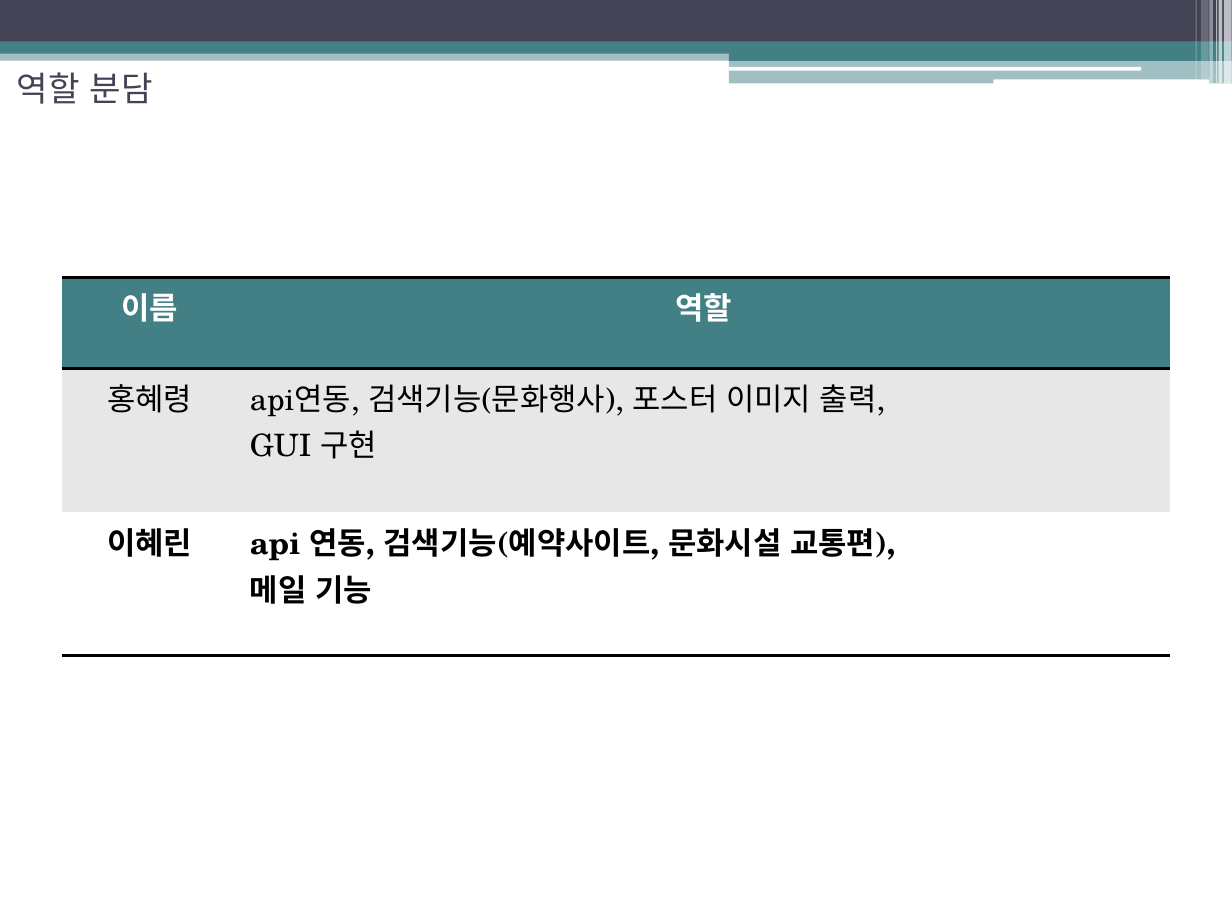
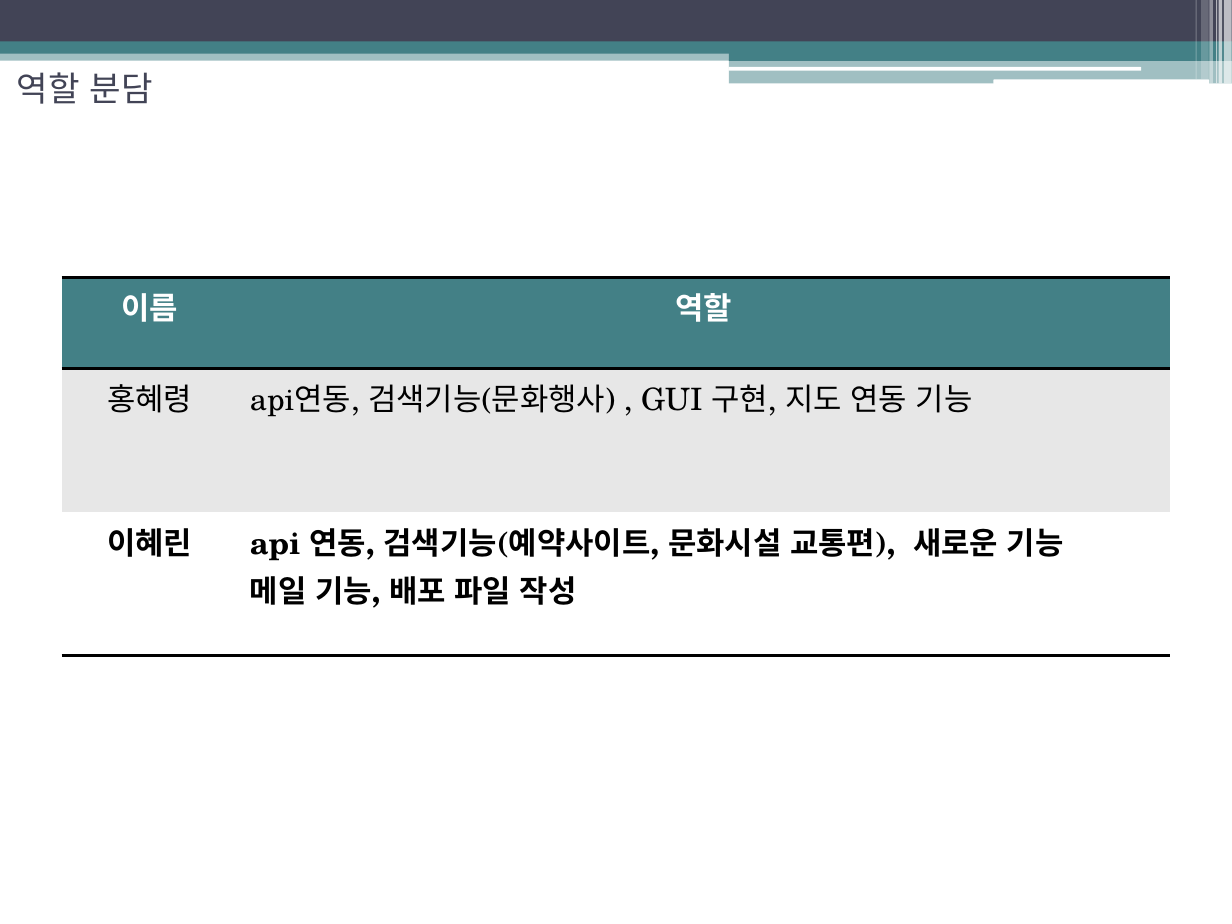
Before and after one commit to HongHyeRyeong/2017_Script, a slide deck: slide 11 of ppt/중간발표.pptx (slide 10 before the commit). Drawn at 1232x924 pixels with LibreOffice and Linux fonts; fonts in the diff are those of the drawing. Boxes give left, top, right and bottom in pixels: in the first picture for what was removed or moved away, otherwise in the second. Text is boxed around its words. In the diff, an @@ line names an element or a change of style, - is before the commit and + after.

```diff
--- a/ppt/중간발표.pptx
+++ b/ppt/중간발표.pptx
@@ table at <box>62,277,1170,655</box> @@
-row 2, column 2: api연동, 검색기능(문화행사), 포스터 이미지 출력, / GUI 구현
+row 2, column 2: api연동, 검색기능(문화행사) , GUI 구현, 지도 연동 기능
-row 3, column 2: api 연동, 검색기능(예약사이트, 문화시설 교통편), / 메일 기능
+row 3, column 2: api 연동, 검색기능(예약사이트, 문화시설 교통편), 새로운 기능 / 메일 기능, 배포 파일 작성
```
Also in this commit, not shown: 3 other slides changed, 1 slide added, 16 other files.
